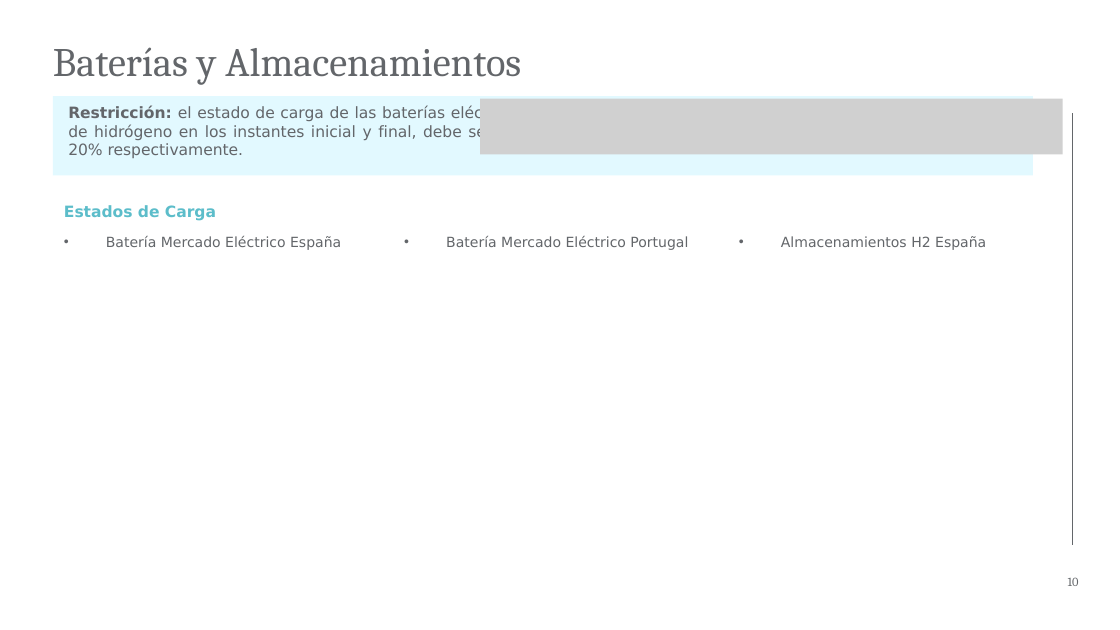
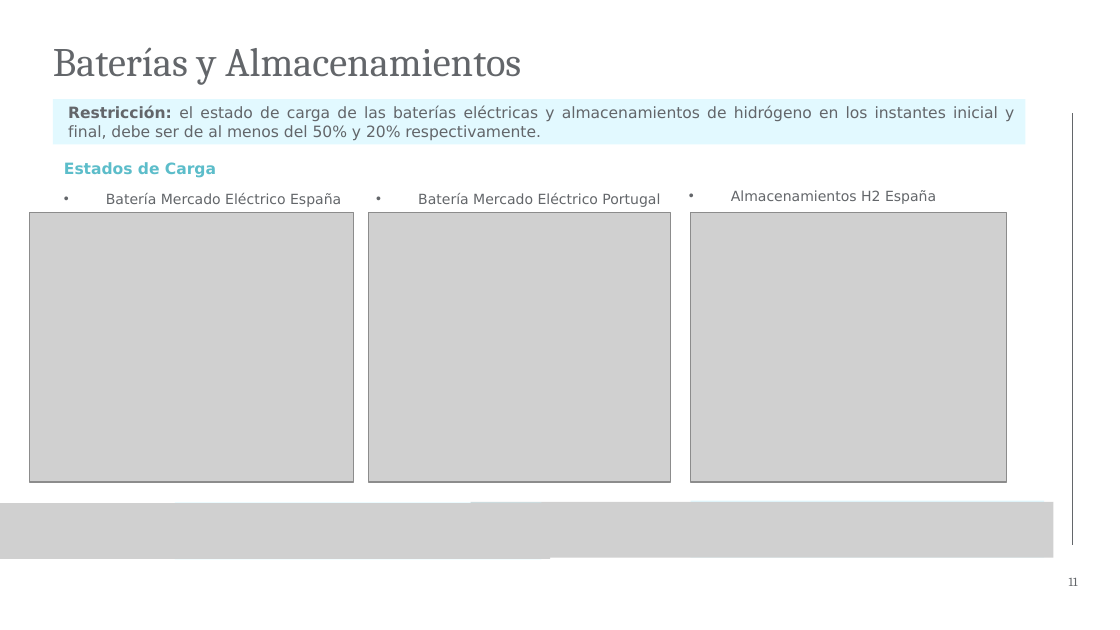
Before and after one commit to anabatres28-png/Dispatching-Project-in-PypSA, a slide deck: slide 11 of hojas_de_datos/presentación.pptx (slide 10 before the commit). Drawn at 1120x630 pixels with LibreOffice and Linux fonts; fonts in the diff are those of the drawing; grey boxes stand for pictures; background and template pictures are left out. Boxes give left, top, right and bottom in pixels: in the first picture for what was removed or moved away, otherwise in the second. Text is boxed around its words. In the diff, an @@ line names an element or a change of style, - is before the commit and + after.

```diff
--- a/hojas_de_datos/presentación.pptx
+++ b/hojas_de_datos/presentación.pptx
@@ rectangle: place and size @@
-rectangle at box(53, 96, 1033, 176)
+rectangle at box(53, 99, 1025, 143)
@@ text "Restricción: el estado de carga ..." rewrapped from box(68, 105, 526, 158) to box(68, 105, 1014, 140) @@
@@ text "Estados de Carga": place and size @@
-text "Estados de Carga" at box(64, 205, 216, 221)
+text "Estados de Carga" at box(64, 162, 216, 178)
@@ text "Batería Mercado Eléctrico España": place and size @@
-text "Batería Mercado Eléctrico España" at box(106, 236, 341, 250)
+text "Batería Mercado Eléctrico España" at box(106, 193, 341, 207)
@@ text "Batería Mercado Eléctrico Portugal": place and size @@
-text "Batería Mercado Eléctrico Portugal" at box(446, 236, 688, 250)
+text "Batería Mercado Eléctrico Portugal" at box(418, 193, 660, 207)
@@ text "Almacenamientos H2 España": place and size @@
-text "Almacenamientos H2 España" at box(781, 236, 986, 250)
+text "Almacenamientos H2 España" at box(731, 190, 936, 204)
@@ picture added at box(29, 213, 354, 483) @@
@@ picture added at box(368, 213, 671, 483) @@
@@ picture added at box(691, 213, 1007, 483) @@
@@ picture: place and size @@
-picture at box(480, 99, 1063, 155)
+picture at box(0, 503, 550, 559)
@@ rectangle added at box(175, 503, 541, 560), fill #C6F4FF at 50% opacity @@
@@ picture added at box(470, 502, 1053, 558) @@
@@ rectangle added at box(691, 501, 1045, 558), fill #C6F4FF at 50% opacity @@
@@ page number at box(1069, 578, 1078, 586): text changed @@
-10
+11
```
Also in this commit, not shown: 1 other slide changed, 41 slides added, 10 slides removed, 13 other files.
